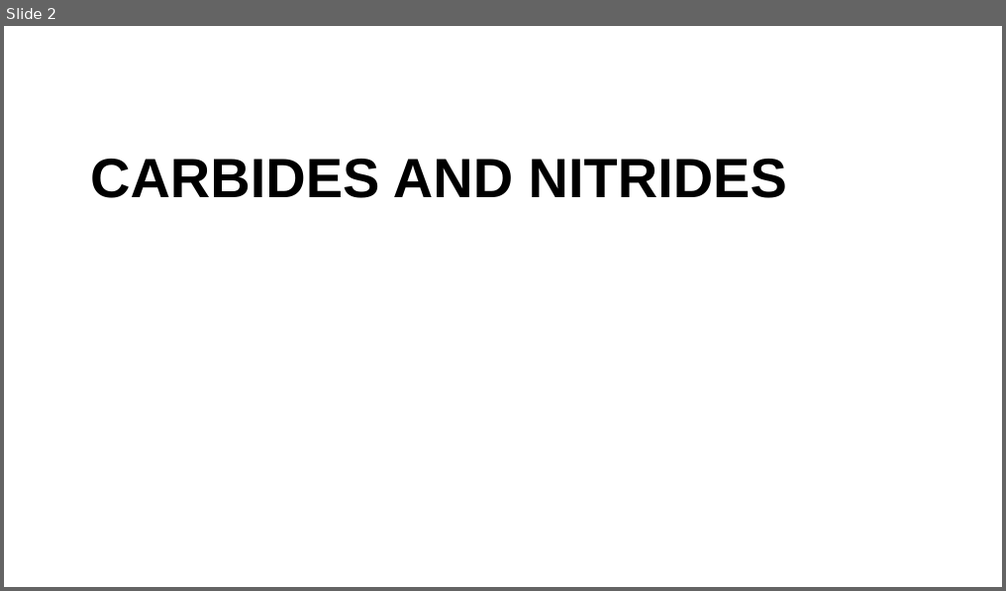
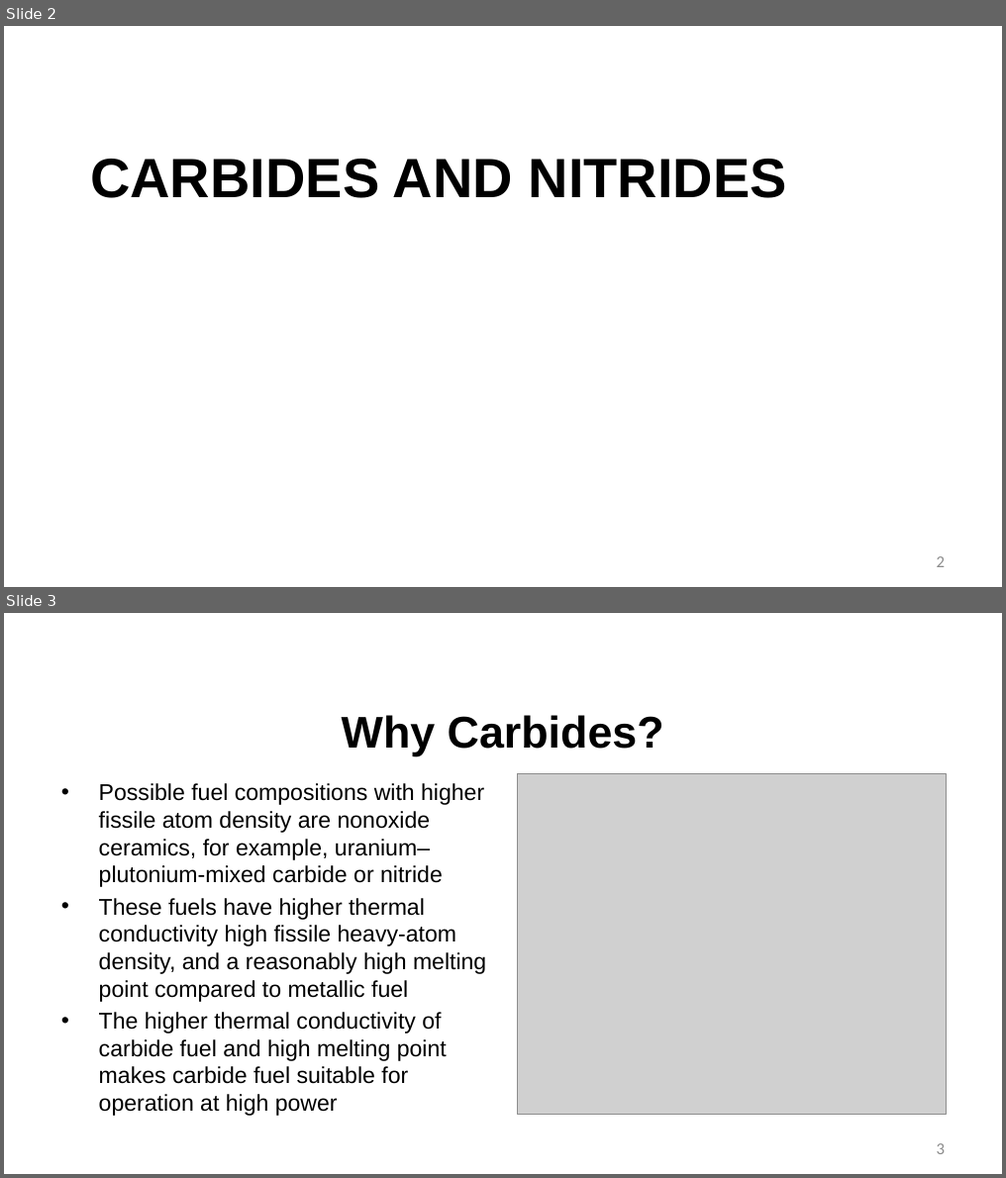
Before and after one commit to benbeeler/TEACHING, a slide deck: Advanced Reactor Materials/LecX_carbide_nitride.pptx. Shown one above the other, each under a label of ours: slide 2 before the commit, slides 2 and 3 after it. The pictures are 1006x591 and 1006x1178 pixels, drawn with LibreOffice and Linux fonts; fonts in the diff are those of the drawing; grey boxes stand for pictures; background and template pictures are left out. Boxes give left, top, right and bottom in pixels: in the first picture for what was removed or moved away, otherwise in the second. Text is boxed around its words. In the diff, an @@ line names an element or a change of style, - is before the commit and + after.

```diff
--- a/Advanced Reactor Materials/LecX_carbide_nitride.pptx
+++ b/Advanced Reactor Materials/LecX_carbide_nitride.pptx
@@ slide 3 added at (4, 613, 1002, 1174), background #FFFFFF @@
@@ title added at (342, 715, 664, 757), 42.7 pt, text #000000, bold @@
+Why Carbides?
@@ text added at (99, 783, 486, 1116), 22 pt, text #000000 @@
+• Possible fuel compositions with higher fissile atom density are nonoxide ceramics, for example, uranium–plutonium-mixed carbide or nitride
+• These fuels have higher thermal conductivity high fissile heavy-atom density, and a reasonably high melting point compared to metallic fuel
+• The higher thermal conductivity of carbide fuel and high melting point makes carbide fuel suitable for operation at high power
@@ picture added at (518, 774, 946, 1115) @@
@@ page number added at (937, 1144, 944, 1155), 16 pt, text #8C8C8C @@
+3
@@ slide 2 changed as well @@
@@ page number added at (937, 557, 944, 568), 16 pt, text #8C8C8C @@
+2
```
Also in this commit, not shown: 1 other slide changed, 8 other slides added, 2 other files.
